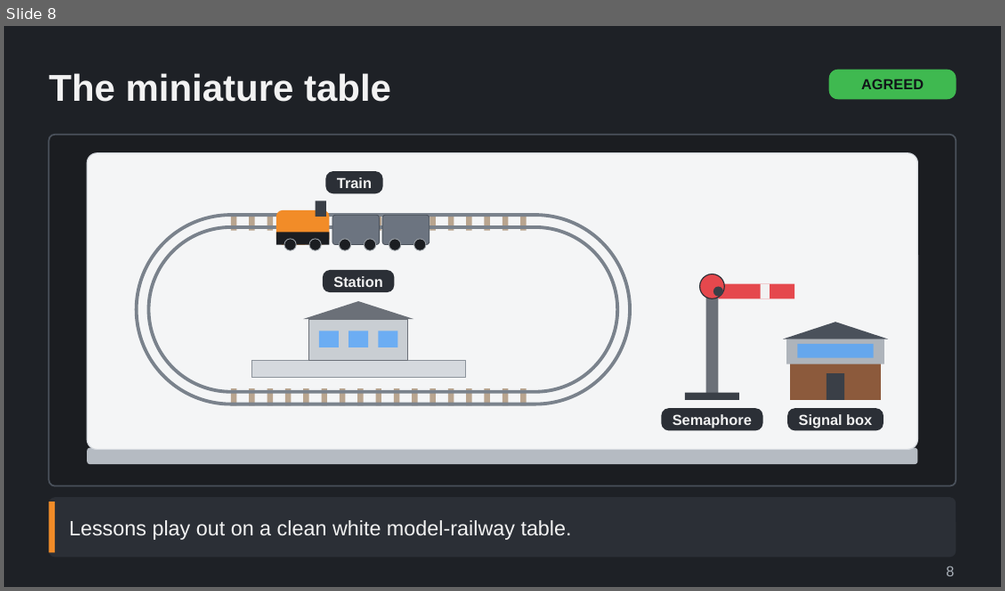
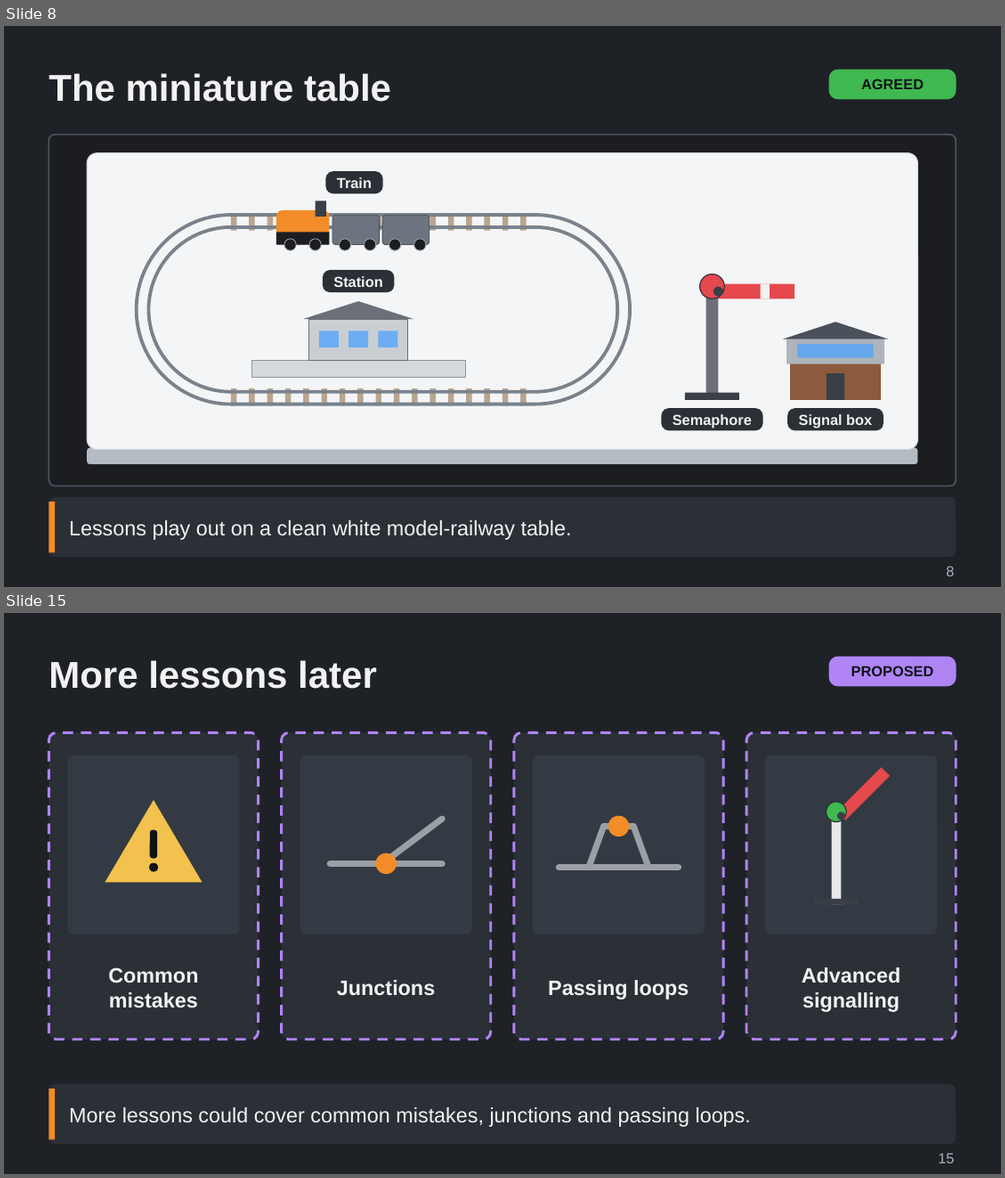
Before and after one commit to Tarenkookoo/Satisfactory---Early-Locomotion, a slide deck: Reporting/Claude Presents/Deck6_Assistant/Railway_Guide_Lessons_and_Build_Menu_Explained.pptx. Shown one above the other, each under a label of ours: slide 8 before the commit, slides 8 and 15 after it; the slides between them are not shown. The pictures are 1005x591 and 1005x1178 pixels, drawn with LibreOffice and Linux fonts; fonts in the diff are those of the drawing. Boxes give left, top, right and bottom in pixels: in the first picture for what was removed or moved away, otherwise in the second. Text is boxed around its words. In the diff, an @@ line names an element or a change of style, - is before the commit and + after.

```diff
--- a/Reporting/Claude Presents/Deck6_Assistant/Railway_Guide_Lessons_and_Build_Menu_Explained.pptx
+++ b/Reporting/Claude Presents/Deck6_Assistant/Railway_Guide_Lessons_and_Build_Menu_Explained.pptx
@@ slide 15 added at box(4, 613, 1001, 1174), background #1E2126 @@
@@ title added at box(48, 660, 377, 689), 36 pt, text #F2F2F2, bold @@
+More lessons later
@@ rounded rectangle added at box(829, 657, 956, 686), fill #B084F5, 14 pt, text #101418, bold @@
+PROPOSED
@@ group added at box(48, 732, 956, 1039): 9 rounded rectangles, 5 ellipses, 4 texts, 4 lines, 3 freeform shapes, 2 rectangles @@
+Common mistakes
+Junctions
+Passing loops
+Advanced signalling
@@ rounded rectangle added at box(48, 1084, 956, 1144), fill #2B2F36 @@
@@ rectangle added at box(48, 1088, 55, 1140), fill #F28C28 @@
@@ text added at box(69, 1107, 751, 1127), 20 pt, text #F2F2F2 @@
+More lessons could cover common mistakes, junctions and passing loops.
@@ text added at box(938, 1153, 954, 1163), 14 pt, text #A9B0B8 @@
+15
```
Also in this commit, not shown: 7 other slides added, 1 other file.
